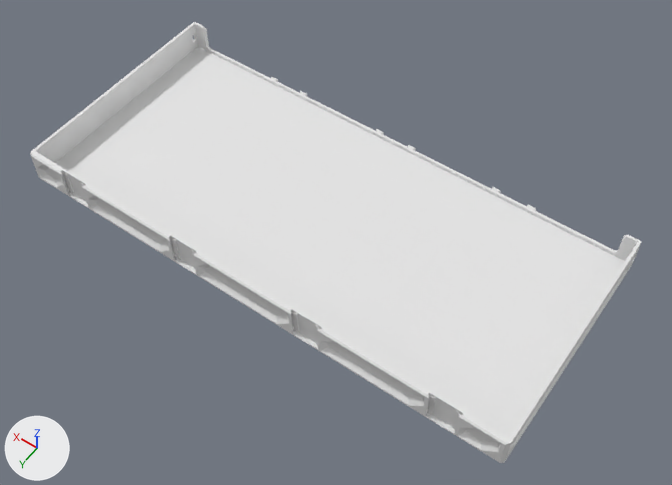
The glTF model parts/165/DecorDrawer_165-4W-05H.lib.glb as it was, and as the next commit left it.
Both versions are drawn from a camera (50 mm lens) standing at (-219.0, 294.0, 444.0) and looking at (-16.0, 10.0, -2.0). The lights are fixed; the arrows at lower left show +X, +Y and +Z. The first picture is the older version. Where no turn or scale is listed for an object, it has been applied to the vertices. Vertices at exactly the same position are counted once.

Names of what the first picture shows: 'DecorDrawer_165-4W-05H'.
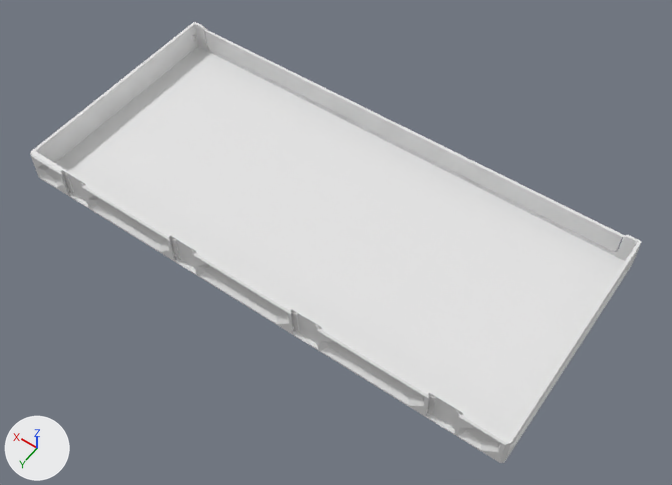
Boxes [x1, y1, x2, y2] around the edits, measured in the pictures (672 x 485 px):
```json
{"part": 1, "of": "me_decordrawer_165_4w_05h", "change": "added", "after": [205, 30, 624, 253]}
```

Edits to the scene script, one JSON object a line:
```json
{"block": "me_decordrawer_165_4w_05h", "where": "# used by ob_decordrawer_165_4w_05h; location = (0.0, 0.0, 11.0)"}
{"op": "remove", "block": "me_decordrawer_165_4w_05h", "code": "me_decordrawer_165_4w_05h.from_pydata(...)  # 712 vertices, 1428 faces; spans x -170.0..170.0, y -80.0..80.0, z -11.0..11.0"}
{"op": "add", "block": "me_decordrawer_165_4w_05h", "code": "me_decordrawer_165_4w_05h.from_pydata(...)  # 988 vertices, 1992 faces; spans x -170.0..170.0, y -80.0..80.0, z -11.0..11.0"}
{"block": "me_decordrawer_165_4w_05h", "change": "me_decordrawer_165_4w_05h part 1: 228 vertices added at x -159.0..159.0, y -77.0..-75.0, z -7.0..9.0"}
{"block": "me_decordrawer_165_4w_05h", "change": "other edits to the shape of me_decordrawer_165_4w_05h do not show in these pictures"}
```
